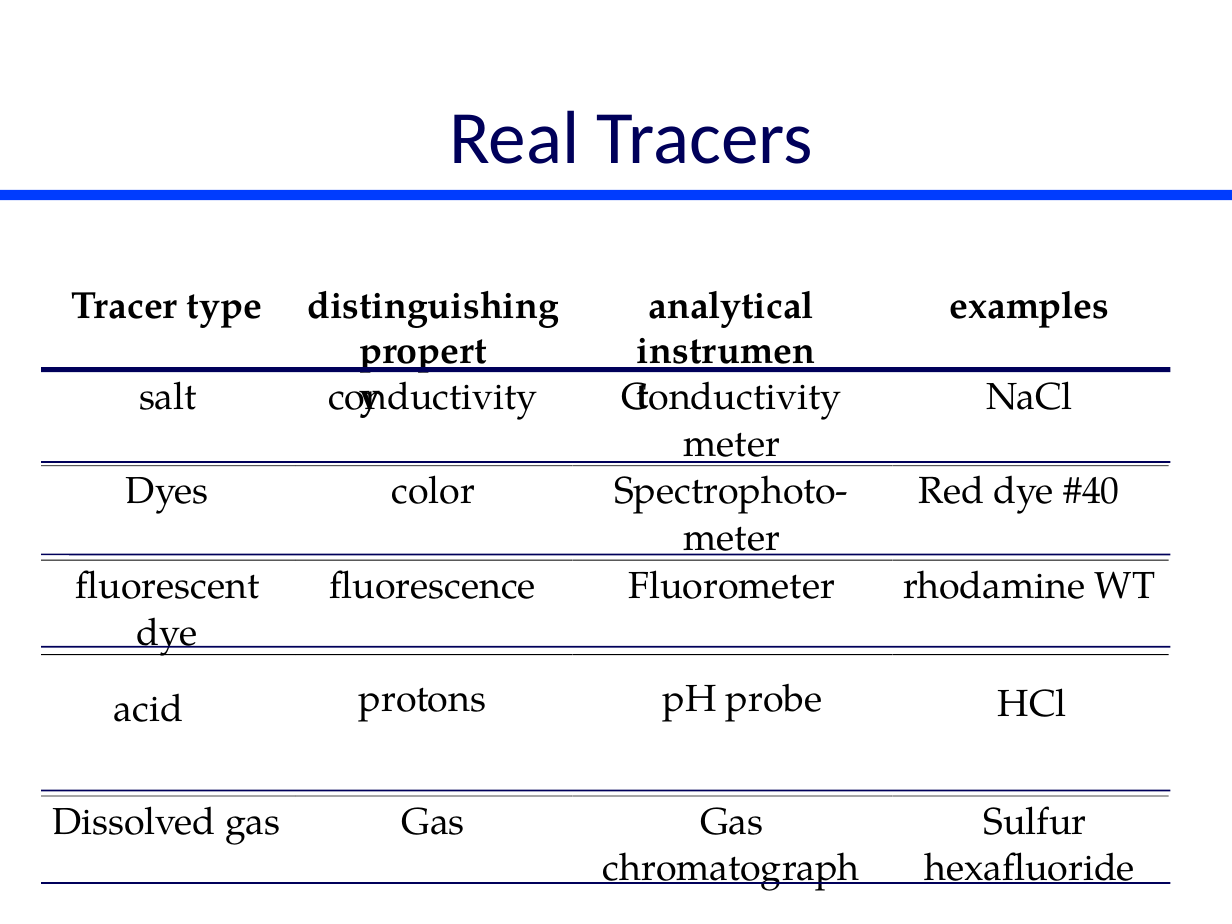
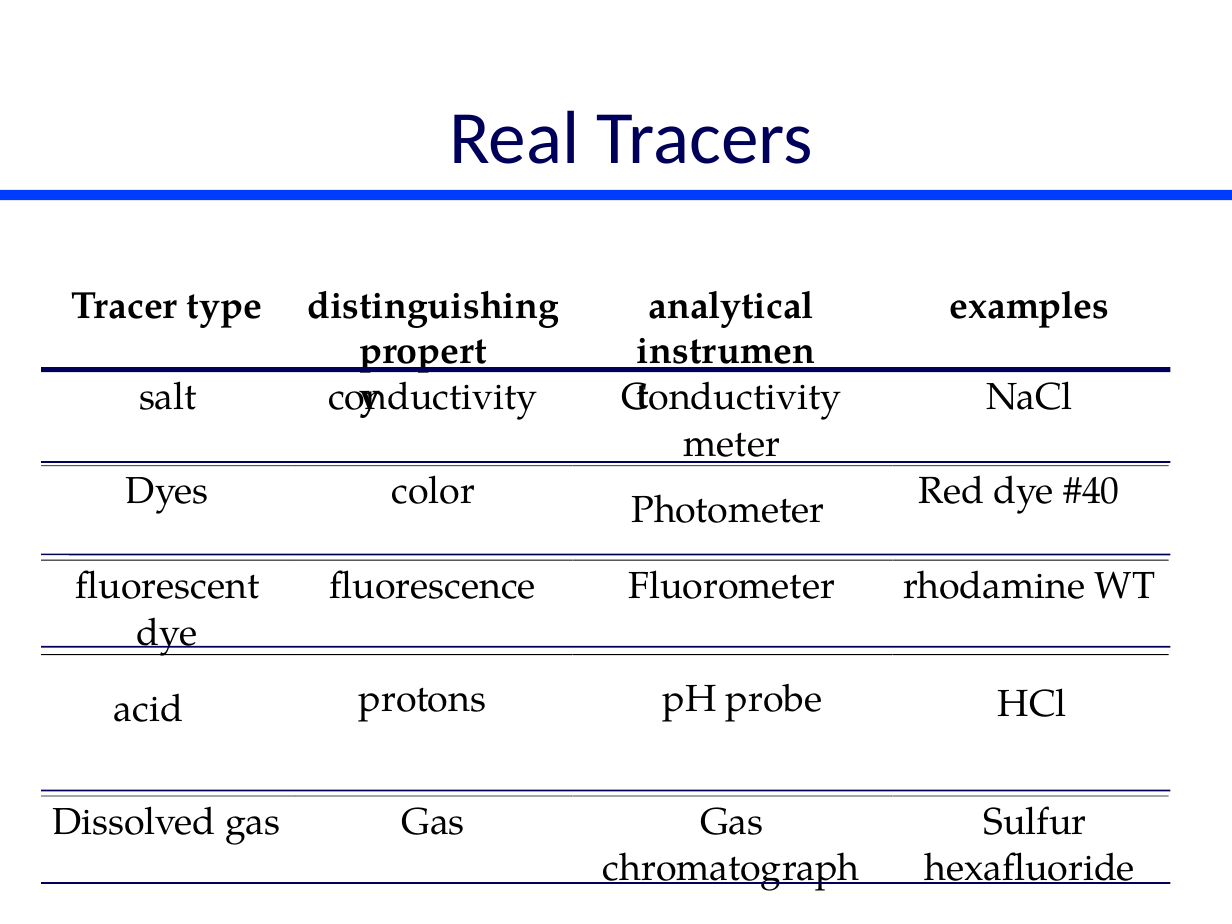
Before and after one commit to monroews/CEE4530, a slide deck: slide 20 of website/pptx/Reactor_Characteristics.pptx. Drawn at 1232x924 pixels with LibreOffice and Linux fonts; fonts in the diff are those of the drawing. Boxes give left, top, right and bottom in pixels: in the first picture for what was removed or moved away, otherwise in the second. Text is boxed around its words. In the diff, an @@ line names an element or a change of style, - is before the commit and + after.

```diff
--- a/website/pptx/Reactor_Characteristics.pptx
+++ b/website/pptx/Reactor_Characteristics.pptx
@@ text at box(631, 494, 824, 523): text changed @@
-Spectrophoto-
+Photometer
@@ text removed at box(684, 511, 780, 561) @@
-meter
```
Also in this commit, not shown: 9 other slides changed, 1 slide removed, 2 other files.
